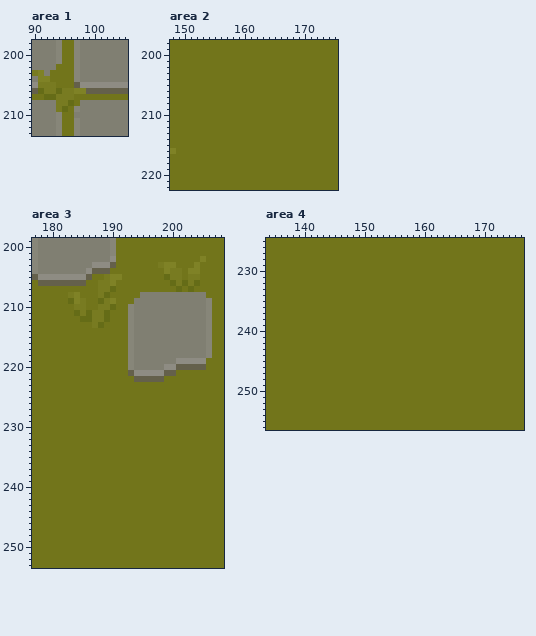
Pixel-art file -- Assets/Tiled demo/Sprites/TX Tileset Grass.aseprite. The picture above was drawn from the file before the commit.
416x352 pixels, 1 frame. Colours within 5 levels of each other are drawn and written as one. Shown: area 1: x 90..105, y 198..213; area 2: x 148..175, y 198..222; area 3: x 177..208, y 199..253; area 4: x 134..176, y 225..256. The commit also changed other parts of the picture, which this record leaves out.
The result:
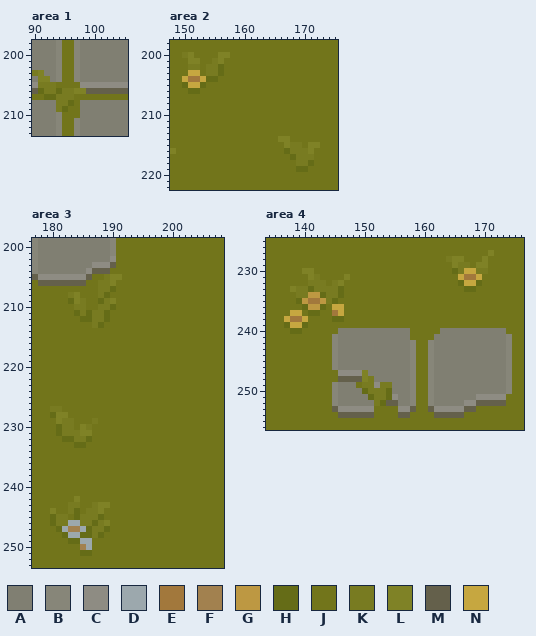
Palette (. is transparent): A #807f72  B #878679  C #8e8c83  D #9ca8ad  E #a2783c  F #a2814f  G #bd9842  H #656c17  J #72751b  K #787b21  L #7f8226  M #64604b  N #c6a740
The exact change:
Changed rows in their new state; - is an unchanged pixel.
Area 1, layer "Stone":
first column x 93:
202 -B---
203 AB---
204 AB---
205 ----J
first column x 97:
209 J
210 J
Area 2, layer "Upper Grass":
first column x 150:
200 KL----LL
201 -LL--KL-
202 -KK-KKH-
203 -NN-KKH-
204 NEENHH--
205 HNNH----
206 -HH-----
first column x 166:
214 LL-----
215 -LKK-LL
216 -HKKKL-
217 --HKKK-
218 ---KKH-
219 ---HH--
Area 3, layers "Upper Grass", "Stone":
first column x 193:
202 ------------J-
203 -----JJJ---J--
204 ------JJJ-JJ--
205 ------JJJ-JJ--
206 -------JJJJJ--
207 --------J-J---
208 --JJJJJJJJJJJ-
209 -JJJJJJJJJJJJJ
210 JJJJJJJJJJJJJJ
211 JJJJJJJJJJJJJJ
212 JJJJJJJJJJJJJJ
213 JJJJJJJJJJJJJJ
214 JJJJJJJJJJJJJJ
215 JJJJJJJJJJJJJJ
216 JJJJJJJJJJJJJJ
217 JJJJJJJJJJJJJJ
218 JJJJJJJJJJJJJJ
219 JJJJJJJJJJJJJ-
220 JJJJJJJJJJJJJ-
221 JJJJJJJJ------
222 -JJJJJ--------
first column x 180:
227 KK------
228 HLL-----
229 -LKK---K
230 -HKK-LK-
231 -HKKKLL-
232 --HHKKH-
233 ----HH--
first column x 180:
242 ----L-----
243 ---KK--KLL
244 L--KH-KKL-
245 HKK-HKKKH-
246 HKKDDKKHKL
247 -HDFFDHKKH
248 --HDDHHKH-
249 ---HHDD---
250 -----FD---
251 -----HH---
Area 4, layers "Upper Grass", "Stone":
first column x 137:
227 ----------------------------------L---
228 ---------------------------KLL---L----
229 ----------------------------LKK-LL----
230 ---LL-----------------------HKNNKK----
231 ----LK----L------------------NEEN-----
232 ----KKK-KL-------------------HNNH-----
233 -LKKHKKKKH--------------------HH------
234 --KKGGHKKH----------------------------
235 --HGEEGKH-----------------------------
236 ---HGGH-NN----------------------------
237 -NN-HH--EN----------------------------
238 NEEN----HH----------------------------
239 HNNH----------------------------------
240 -HH------AAAAAAAAAAAA-----AAAAAAAAAAA-
241 --------BAAAAAAAAAAAA----AAAAAAAAAAAAB
242 --------BAAAAAAAAAAAAB--BAAAAAAAAAAAAB
243 --------BAAAAAAAAAAAAB--BAAAAAAAAAAAAB
244 --------BAAAAAAAAAAAAB--BAAAAAAAAAAAAB
245 --------BAAAAAAAAAAAAB--BAAAAAAAAAAAAB
246 --------BAAAAAAAAAAAAB--BAAAAAAAAAAAAB
247 ---------CCCCLAAAAAAAB--BAAAAAAAAAAAAB
248 ---------MMMMLKAAAAAAB--BAAAAAAAAAAAAB
249 --------BAAA-KKCKKAAAB--BAAAAAAAAAAAAB
250 --------BAAAAHKKKHAAAB--BAAAAAAAAAAAAB
251 --------BAAAAAHKKHCAAB--BAAAAAAACCCCC-
252 --------BAAAAAAKHMMAAB--BAAAAACCMMMMM-
253 --------MCCCCCC----CCM--MCCCCCMM------
254 ---------MMMMMM----MM----MMMMM--------
Boxes around the changes in both pictures, in picture pixels (x1, y1, x2, y2):
changed: (50, 64, 80, 118)
changed: (182, 52, 230, 94)
changed: (278, 136, 320, 172)
changed: (128, 256, 212, 382)
changed: (50, 406, 98, 448)
changed: (50, 496, 110, 556)
changed: (284, 250, 512, 418)
